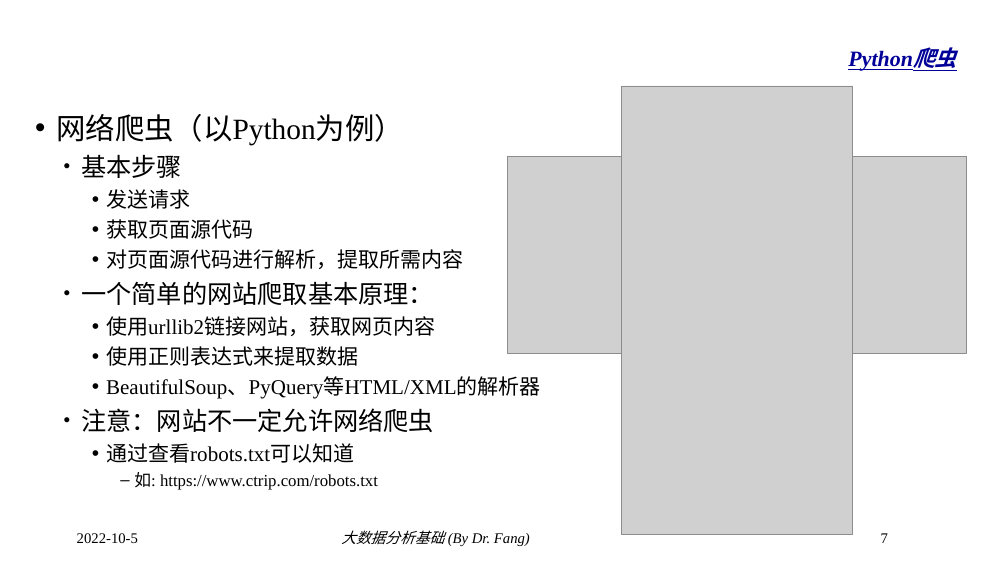
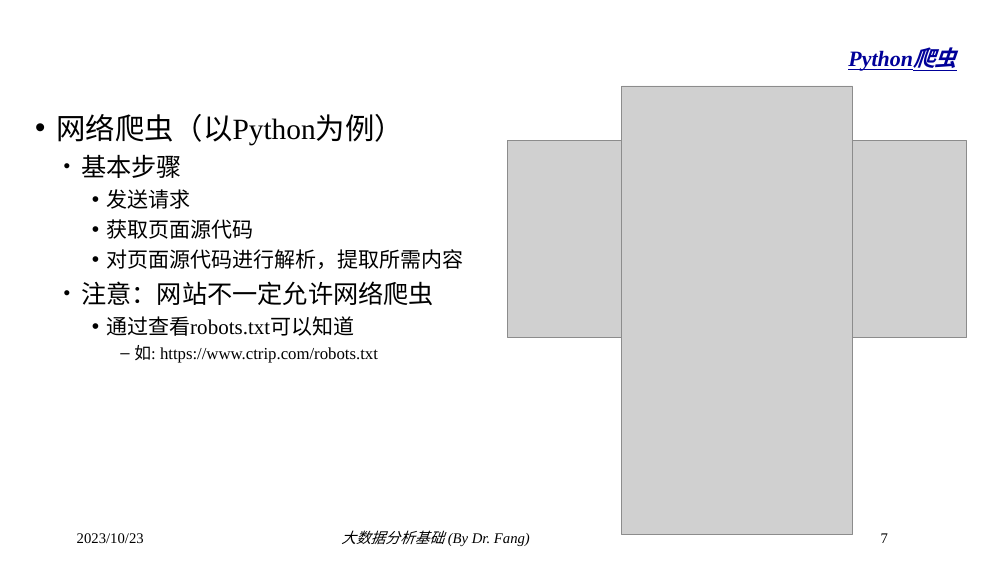
Before and after one commit to dr-fang/BDA, a slide deck: slide 7 of slides/3_PythonCrawler.pptx. Drawn at 1008x567 pixels with LibreOffice and Linux fonts; fonts in the diff are those of the drawing; grey boxes stand for pictures; background and template pictures are left out. Boxes give left, top, right and bottom in pixels: in the first picture for what was removed or moved away, otherwise in the second. Text is boxed around its words. In the diff, an @@ line names an element or a change of style, - is before the commit and + after.

```diff
--- a/slides/3_PythonCrawler.pptx
+++ b/slides/3_PythonCrawler.pptx
@@ picture moved from (x1=507, y1=157, x2=966, y2=353) to (x1=507, y1=141, x2=966, y2=337) @@
@@ text at (x1=81, y1=281, x2=541, y2=399): paragraphs removed @@
-  • 一个简单的网站爬取基本原理：
-    • 使用urllib2链接网站，获取网页内容
-    • 使用正则表达式来提取数据
-    • BeautifulSoup、PyQuery等HTML/XML的解析器
@@ text at (x1=77, y1=533, x2=144, y2=543): text changed @@
-2022-10-5
+2023/10/23
```
Also in this commit, not shown: 10 other slides changed, 9 slides added.
